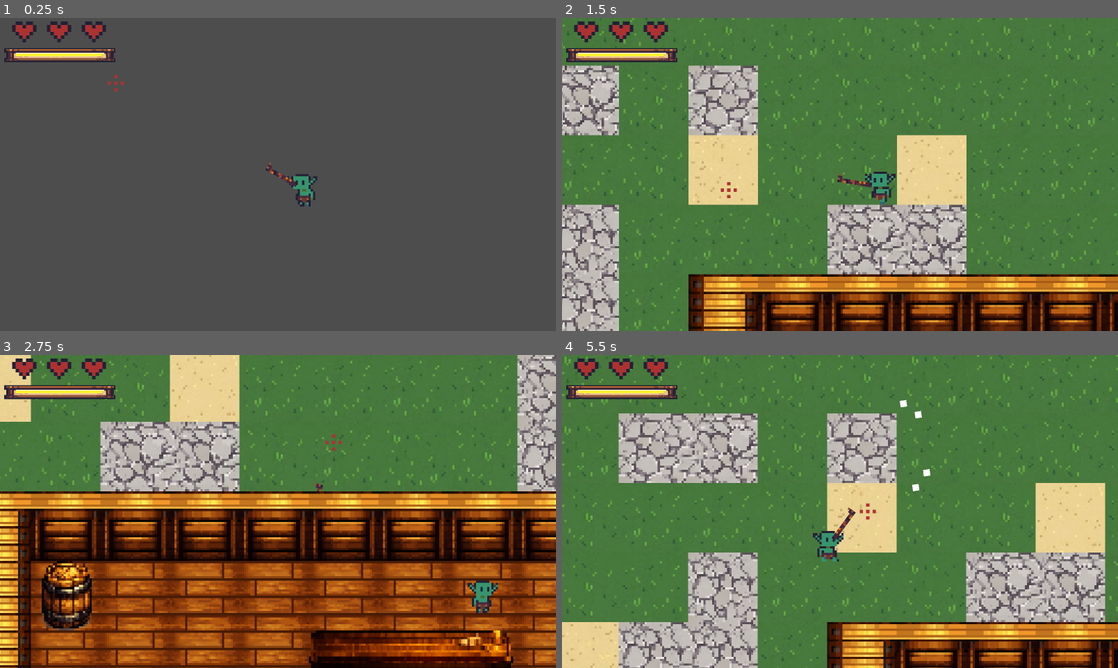
Above: before the commit, frames 1-4 (two rows, left to right).
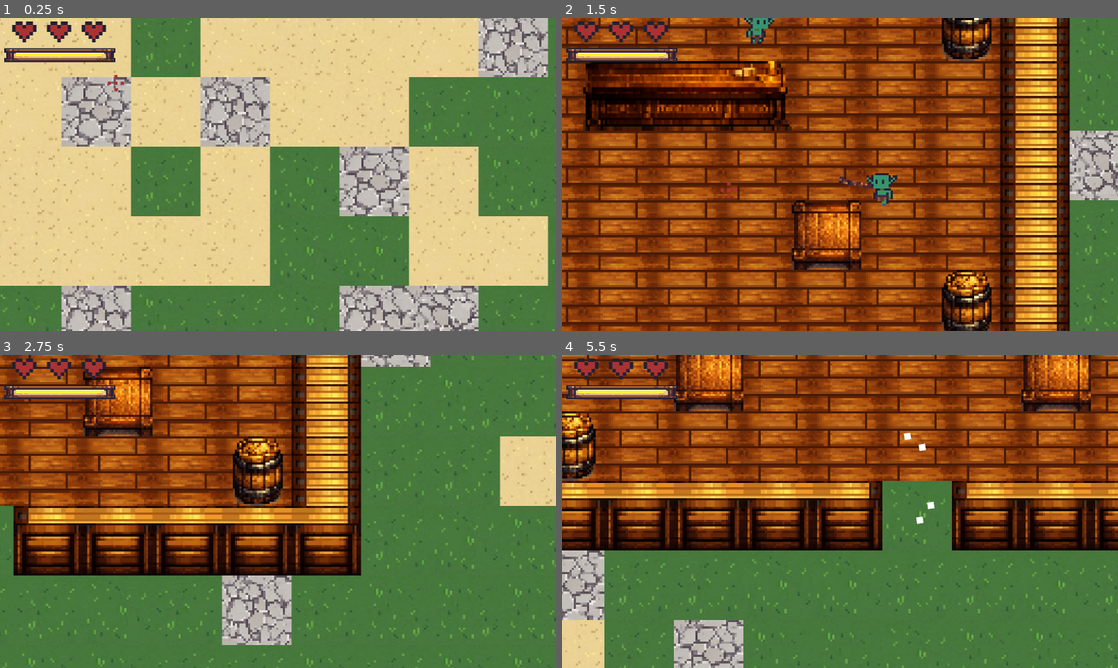
Above: after the commit, the same moments.

Repository: futurediffusion/nuclear-sand-box
Game: Godot game, scene res://scenes/main.tscn
Same seed, same stepped clock (60 frames per second), same inputs: the game is played once before the commit and once after it. This scene is started directly instead of the project's main scene. Sound files missing from this copy of the repository are replaced by a short silence.
Inputs (mouse positions are in pixels of both pictures, inside the frame that each line leads up to):
- Up to frame 1 (0.25 s): no input
- Up to frame 2 (1.5 s): tap Enter at 0.5 s; move the mouse to (962, 158) at 0.52 s; hold Right (move_right) 0.53-1.28 s; click (962, 158) at 0.6 s; move the mouse to (728, 190) at 1.27 s; hold Down (move_down) from 1.28 s (still down); right-click (728, 190) at 1.35 s
- Up to frame 3 (2.75 s): move the mouse to (333, 442) at 2.02 s; release Down (move_down) at 2.03 s; hold Right (move_right) from 2.03 s (still down); tap 1 at 2.1 s
- Up to frame 4 (5.5 s): move the mouse to (812, 574) at 2.77 s; release Right (move_right) at 2.78 s; hold Up (move_up) 2.78-3.53 s; tap 2 at 2.85 s; move the mouse to (1006, 558) at 3.52 s; hold Left (move_left) 3.53-5.03 s; tap 3 at 3.6 s; move the mouse to (673, 464) at 4.27 s; tap 4 at 4.35 s; move the mouse to (867, 511) at 5.02 s; hold Down (move_down) from 5.03 s (still down); click (867, 511) at 5.1 s

The runs differ from the first frame. In frame 1, 97% of the frame differs, in the area x 0-100%, y 0-100%; in frame 2, 92%; in frame 3, 85%; in frame 4, 81%.
Error before the commit: Invalid assignment of property or key 'tilemap' with value of type 'TileMap' on a base object of type 'Node (OcclusionController)'. (res://scripts/world/world.…

Commit message:
Update: OCLUSION CONTROLLER FIXING

Diff:
--- a/scripts/world/OcclusionController.gd
+++ b/scripts/world/OcclusionController.gd
@@ -10,38 +10,38 @@
 var _tilemaps: Array[TileMap] = []
 
 func _ready() -> void:
-    call_deferred("_find_materials")
+	call_deferred("_find_materials")
 
 func _find_materials() -> void:
-    _materials.clear()
-    _tilemaps.clear()
-    for path in tilemaps:
-        var tm := get_node_or_null(path) as TileMap
-        if tm == null:
-            push_warning("[OcclusionController] tilemap no encontrado: %s" % path)
-            continue
-        var mat := tm.material as ShaderMaterial
-        if mat == null:
-            push_warning("[OcclusionController] sin ShaderMaterial en: %s" % path)
-            continue
-        _tilemaps.append(tm)
-        _materials.append(mat)
-    print("[OcclusionController] materiales encontrados: %d" % _materials.size())
+	_materials.clear()
+	_tilemaps.clear()
+	for path in tilemaps:
+		var tm := get_node_or_null(path) as TileMap
+		if tm == null:
+			push_warning("[OcclusionController] tilemap no encontrado: %s" % path)
+			continue
+		var mat := tm.material as ShaderMaterial
+		if mat == null:
+			push_warning("[OcclusionController] sin ShaderMaterial en: %s" % path)
+			continue
+		_tilemaps.append(tm)
+		_materials.append(mat)
+	print("[OcclusionController] materiales encontrados: %d" % _materials.size())
 
 func _process(_delta: float) -> void:
-    if _materials.is_empty():
-        return
-    var players := get_tree().get_nodes_in_group("player")
-    if players.is_empty():
-        return
-    var player := players[0] as Node2D
-    if player == null:
-        return
-    for i in range(_materials.size()):
-        var tm: TileMap = _tilemaps[i]
-        var mat: ShaderMaterial = _materials[i]
-        var local_pos: Vector2 = tm.to_local(player.global_position)
-        mat.set_shader_parameter("player_pos", local_pos)
-        mat.set_shader_parameter("fade_radius", fade_radius)
-        mat.set_shader_parameter("alpha_hidden", alpha_hidden)
-        mat.set_shader_parameter("is_behind", true)
+	if _materials.is_empty():
+		return
+	var players := get_tree().get_nodes_in_group("player")
+	if players.is_empty():
+		return
+	var player := players[0] as Node2D
+	if player == null:
+		return
+	for i in range(_materials.size()):
+		var tm: TileMap = _tilemaps[i]
+		var mat: ShaderMaterial = _materials[i]
+		var local_pos: Vector2 = tm.to_local(player.global_position)
+		mat.set_shader_parameter("player_pos", local_pos)
+		mat.set_shader_parameter("fade_radius", fade_radius)
+		mat.set_shader_parameter("alpha_hidden", alpha_hidden)
+		mat.set_shader_parameter("is_behind", true)
--- a/scripts/world/world.gd
+++ b/scripts/world/world.gd
@@ -96,8 +96,6 @@
 
 	var occ_ctrl := OcclusionController.new()
 	occ_ctrl.name = "OcclusionController"
-	occ_ctrl.tilemap = tilemap
-	occ_ctrl.walls_layer = LAYER_WALLS
 	add_child(occ_ctrl)
 
 	tavern_chunk = _tile_to_chunk(Vector2i(width / 2, height / 2))
